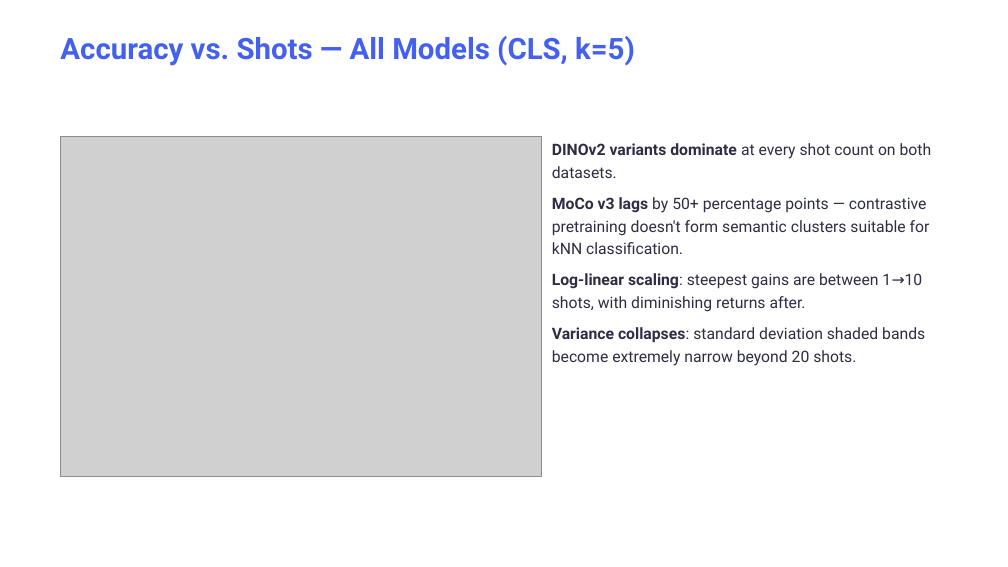
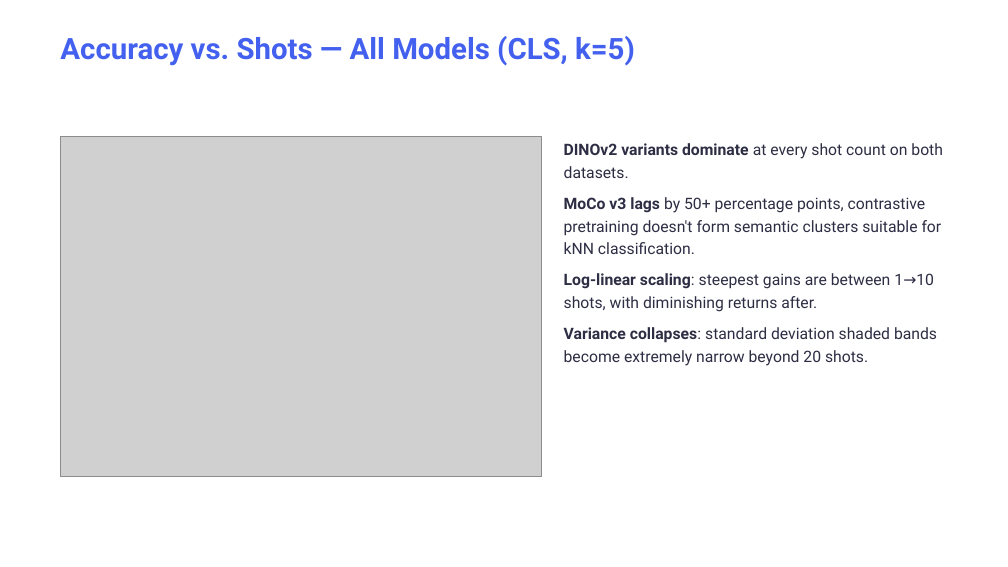
Before and after one commit to kostismatz/ssl-knn-fewshot, a slide deck: slide 8 of presentation.pptx. Drawn at 1008x567 pixels with LibreOffice and Linux fonts; fonts in the diff are those of the drawing; grey boxes stand for pictures. Boxes give left, top, right and bottom in pixels: in the first picture for what was removed or moved away, otherwise in the second. Text is boxed around its words. In the diff, an @@ line names an element or a change of style, - is before the commit and + after.

```diff
--- a/presentation.pptx
+++ b/presentation.pptx
@@ text "DINOv2 variants dominate at every ..." moved from (x1=552, y1=143, x2=932, y2=366) to (x1=564, y1=143, x2=943, y2=366) @@
@@ text at (x1=564, y1=197, x2=942, y2=254): text changed @@
-MoCo v3 lags by 50+ percentage points — contrastive pretraining doesn't form semantic clusters suitable for kNN classification.
+MoCo v3 lags by 50+ percentage points, contrastive pretraining doesn't form semantic clusters suitable for kNN classification.
```
Also in this commit, not shown: 5 other slides changed, 2 slides added, 11 other files.
